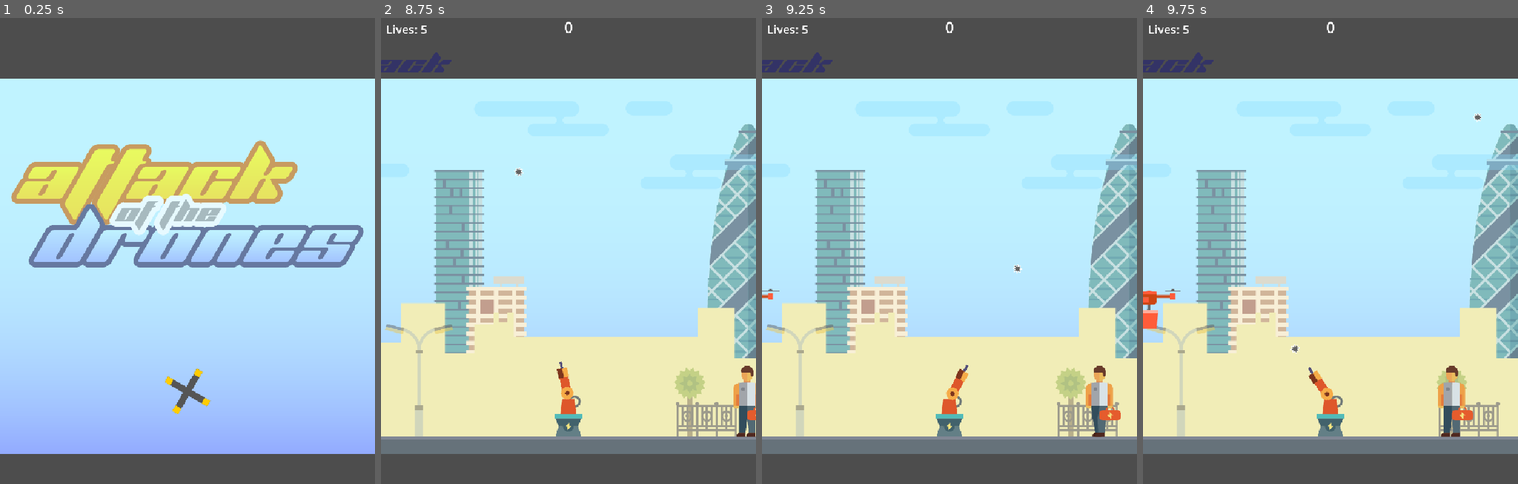
Above: before the commit, frames 1-4 (left to right).
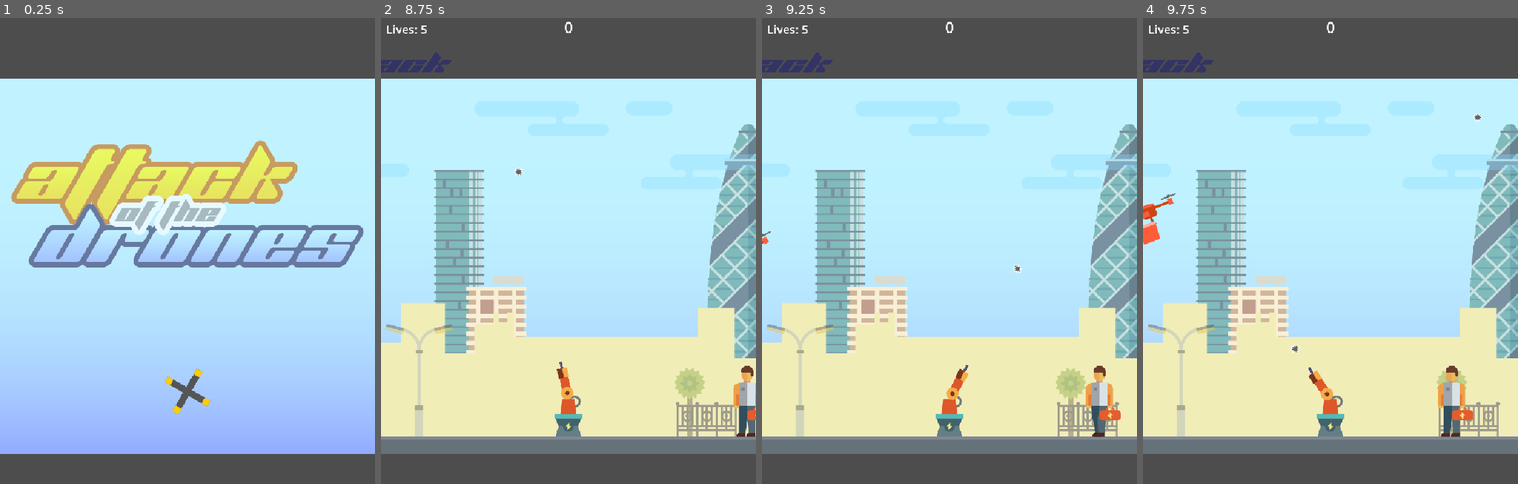
Above: after the commit, the same moments.

Repository: mauriciodantas/AttackOfTheDrones
Game: Godot game, scene res://scenes/LoadingScene.tscn
Two runs of this game, one before a commit and one after it. Both use one fixed random seed, a clock stepped at 60 frames per second and the inputs below.
Inputs (mouse positions are in pixels of both pictures, inside the frame that each line leads up to):
- Up to frame 1 (0.25 s): no input
- Up to frame 2 (8.75 s): move the mouse to (651, 241) at 0.52 s; click (651, 241) at 0.67 s; move the mouse to (493, 292) at 1.27 s; click (493, 292) at 1.42 s; move the mouse to (606, 157) at 2.02 s; click (606, 157) at 2.17 s; move the mouse to (549, 367) at 2.77 s; click (549, 367) at 2.92 s; click (568, 330) at 3.5 s; click (516, 59) at 4.25 s; click (568, 330) at 5 s; tap Enter at 5.75, 8 s; move the mouse to (681, 339) at 5.77 s; click (681, 339) at 5.92 s; tap Space at 6.5 s; move the mouse to (456, 190) at 6.52 s; click (456, 190) at 6.67 s; move the mouse to (587, 264) at 7.27 s; click (587, 264) at 7.42 s; move the mouse to (512, 139) at 8.02 s; click (512, 139) at 8.17 s
- Up to frame 3 (9.25 s): move the mouse to (1032, 241) at 8.77 s; click (1032, 241) at 8.92 s
- Up to frame 4 (9.75 s): move the mouse to (1255, 292) at 9.52 s; click (1255, 292) at 9.67 s

Frames 1-2 are identical in both runs. In frame 3, less than 0.1% of the frame differs, in the area x 0-5%, y 45-61%; in frame 4, 0.7%, in the area x 0-10%, y 37-67%.

Commit message:
Add visual changes

Diff:
--- /dev/null
+++ b/godot/scenes/Explosion.tscn
@@ -0,0 +1,12 @@
+[gd_scene format=3 uid="uid://explosion"]
+
+[ext_resource type="Script" path="res://scripts/Explosion.gd" id="1"]
+[ext_resource type="Texture2D" path="res://assets/images/fire.png" id="2"]
+
+[node name="Explosion" type="Node2D"]
+script = ExtResource("1")
+
+[node name="Sprite" type="Sprite2D" parent="."]
+scale = Vector2(0.1, 0.1)
+modulate = Color(1, 0.5, 0.1, 1)
+texture = ExtResource("2")
--- a/godot/scenes/GameScene.tscn
+++ b/godot/scenes/GameScene.tscn
@@ -52,6 +52,13 @@
 theme_override_font_sizes/font_size = 24
 text = "Lives: 5"
 
+[node name="FadeOverlay" type="ColorRect" parent="UI"]
+anchor_right = 1.0
+anchor_bottom = 1.0
+color = Color(0, 0, 0, 1)
+modulate = Color(1, 1, 1, 0)
+mouse_filter = 2
+
 [node name="GameOverLabel" type="Label" parent="UI" unique_id=846318455]
 visible = false
 anchors_preset = -1
--- a/godot/scenes/SoundManager.tscn
+++ b/godot/scenes/SoundManager.tscn
@@ -12,3 +12,19 @@
 [node name="SFXPlayer" type="AudioStreamPlayer" parent="."]
 name = "SFXPlayer"
 bus = "SFX"
+
+[node name="ExplosionPlayer" type="AudioStreamPlayer" parent="."]
+name = "ExplosionPlayer"
+bus = "SFX"
+
+[node name="ImpactPlayer" type="AudioStreamPlayer" parent="."]
+name = "ImpactPlayer"
+bus = "SFX"
+
+[node name="ScreamPlayer" type="AudioStreamPlayer" parent="."]
+name = "ScreamPlayer"
+bus = "SFX"
+
+[node name="GameOverPlayer" type="AudioStreamPlayer" parent="."]
+name = "GameOverPlayer"
+bus = "SFX"
--- a/godot/scripts/Drone.gd
+++ b/godot/scripts/Drone.gd
@@ -6,12 +6,18 @@
 signal hit  # emitted when destroyed by a player bullet
 
 const EnemyProjectileScene: PackedScene = preload("res://scenes/EnemyProjectile.tscn")
+const ExplosionScene: PackedScene = preload("res://scenes/Explosion.tscn")
 
 @onready var sprite: AnimatedSprite2D = $Sprite
 @onready var collision_shape: CollisionShape2D = $CollisionShape2D
 @onready var box_sprite: Sprite2D = $Box
 
-var _velocity: Vector2 = Vector2.ZERO
+var _h_speed: float = 0.0       # horizontal speed (signed)
+var _start_y: float = 0.0       # y at launch, centre of the sine wave
+var _wave_amp: float = 0.0      # vertical oscillation amplitude (px)
+var _wave_freq: float = 0.0     # oscillation frequency (Hz)
+var _phase: float = 0.0         # random start phase so drones don't sync up
+var _time: float = 0.0
 var _shoot_interval: float = 4.0
 var _frozen: bool = false
 var _box_variant: int = 1
@@ -29,7 +35,11 @@
 
 
 func launch(velocity: Vector2, shoot_interval: float) -> void:
-	_velocity = velocity
+	_h_speed      = velocity.x
+	_start_y      = position.y
+	_wave_amp     = randf_range(35.0, 130.0)   # vertical swing range
+	_wave_freq    = randf_range(0.35, 1.4)      # oscillations per second
+	_phase        = randf_range(0.0, TAU)       # randomise starting point
 	_shoot_interval = shoot_interval
 	_schedule_shoot()
 
@@ -42,10 +52,26 @@
 	if _frozen:
 		return
 
-	position += _velocity * delta
+	_time += delta
 
-	# Remove self once off-screen
+	# Horizontal movement + sinusoidal vertical oscillation
+	position.x += _h_speed * delta
+	position.y = _start_y + sin(_time * _wave_freq * TAU + _phase) * _wave_amp
+
+	# Keep drone within the flight band (15 %–75 % of screen height)
 	var viewport_size := get_viewport_rect().size
+	position.y = clamp(position.y, viewport_size.y * 0.15, viewport_size.y * 0.75)
+
+	# Tilt the sprite to match the instantaneous flight angle
+	var dy_dt: float = cos(_time * _wave_freq * TAU + _phase) * _wave_amp * _wave_freq * TAU
+	var tilt: float = atan2(dy_dt, abs(_h_speed))
+	tilt = clamp(tilt, -deg_to_rad(30.0), deg_to_rad(30.0))
+	# Flip sign for left-moving drones (scale.x = -1) so the nose points correctly
+	var final_tilt: float = tilt if _h_speed >= 0.0 else -tilt
+	sprite.rotation    = final_tilt
+	box_sprite.rotation = final_tilt
+
+	# Remove self once off-screen horizontally
 	if position.x > viewport_size.x + 100.0 or position.x < -100.0:
 		queue_free()
 
@@ -61,10 +87,13 @@
 func _shoot() -> void:
 	box_sprite.visible = false
 
+	# Compute the drone's instantaneous vertical speed so the box inherits it
+	var dy_dt: float = cos(_time * _wave_freq * TAU + _phase) * _wave_amp * _wave_freq * TAU
+
 	var projectile := EnemyProjectileScene.instantiate() as Node2D
 	get_parent().add_child(projectile)
 	projectile.global_position = box_sprite.global_position
-	projectile.launch(_box_variant)
+	projectile.launch(_box_variant, Vector2(_h_speed, dy_dt))
 	projectile.destroyed.connect(_on_projectile_destroyed)
 
 
@@ -93,5 +122,13 @@
 func _on_hitbox_area_entered(area: Area2D) -> void:
 	if area.is_in_group("player_bullet"):
 		area.destroy()
+		_spawn_explosion()
 		emit_signal("hit")
 		queue_free()
+
+
+func _spawn_explosion() -> void:
+	SoundManager.play_explosion()
+	var explosion := ExplosionScene.instantiate() as Node2D
+	get_parent().add_child(explosion)
+	explosion.global_position = global_position
--- a/godot/scripts/EnemyProjectile.gd
+++ b/godot/scripts/EnemyProjectile.gd
@@ -18,14 +18,20 @@
 	gravity_scale = GRAVITY_SCALE_VALUE
 
 
-func launch(variant: int = 0) -> void:
+func launch(variant: int = 0, drone_velocity: Vector2 = Vector2.ZERO) -> void:
 	# Use the same box variant the drone was carrying; fallback to random
 	var v := variant if variant >= 1 and variant <= BOX_VARIANTS else (randi() % BOX_VARIANTS) + 1
 	sprite.texture = load("res://assets/images/box%d.png" % v)
 
-	# Add a small random horizontal drift so boxes don't fall perfectly straight
-	var drift := randf_range(-30.0, 30.0)
-	linear_velocity = Vector2(drift, 0.0)
+	# Inherit the drone's current velocity so the box launches at the same angle
+	linear_velocity = drone_velocity
+
+	# Rotate the whole body to match the launch direction
+	if drone_velocity.length_squared() > 1.0:
+		rotation = drone_velocity.angle()
+
+	# Gentle tumble as it falls under gravity
+	angular_velocity = randf_range(-3.5, 3.5)
 
 
 func freeze() -> void:
--- /dev/null
+++ b/godot/scripts/Explosion.gd
@@ -0,0 +1,15 @@
+## Explosion.gd
+## Small one-shot explosion effect spawned when a drone is destroyed.
+extends Node2D
+
+@onready var sprite: Sprite2D = $Sprite
+
+
+func _ready() -> void:
+	# Burst: scale up quickly then fade out
+	var tween := create_tween().set_parallel(true)
+	tween.tween_property(sprite, "scale", Vector2(2.5, 2.5), 0.35) \
+		.set_trans(Tween.TRANS_EXPO).set_ease(Tween.EASE_OUT)
+	tween.tween_property(sprite, "modulate:a", 0.0, 0.35) \
+		.set_trans(Tween.TRANS_QUAD).set_ease(Tween.EASE_IN)
+	tween.chain().tween_callback(queue_free)
--- a/godot/scripts/GameScene.gd
+++ b/godot/scripts/GameScene.gd
@@ -17,6 +17,7 @@
 @onready var score_label: Label = $UI/ScoreLabel
 @onready var life_label: Label = $UI/LifeLabel
 @onready var game_over_label: Label = $UI/GameOverLabel
+@onready var fade_overlay: ColorRect = $UI/FadeOverlay
 @onready var weapon: Sprite2D = $Weapon
 @onready var world: Node2D = $World
 
@@ -24,6 +25,7 @@
 var _score: int = 0
 var _lives: int = 5
 var _game_over: bool = false
+var _game_over_ready: bool = false  # true only after game over animation finishes
 var _spawn_left: bool = false  # alternates drone/person spawn side
 
 
@@ -37,8 +39,12 @@
 
 func _input(event: InputEvent) -> void:
 	if _game_over:
-		if event is InputEventScreenTouch and event.pressed:
-			GameState.go_to("home")
+		if _game_over_ready:
+			var tapped: bool = (event is InputEventScreenTouch and event.pressed) \
+				or (event is InputEventMouseButton and event.pressed \
+					and event.button_index == MOUSE_BUTTON_LEFT)
+			if tapped:
+				GameState.go_to("home")
 		return
 
 	if event is InputEventMouseButton and event.pressed and event.button_index == MOUSE_BUTTON_LEFT:
@@ -86,8 +92,8 @@
 	world.add_child(drone)
 
 	_spawn_left = not _spawn_left
-	var y := randf_range(viewport_size.y * 0.45, viewport_size.y * 0.65)
-	var speed := MIN_DRONE_SPEED + randf_range(0.0, 70.0)
+	var y := randf_range(viewport_size.y * 0.25, viewport_size.y * 0.65)
+	var speed := MIN_DRONE_SPEED + randf_range(0.0, 80.0)
 
 	if _spawn_left:
 		drone.global_position = Vector2(-drone.get_width() / 2.0, y)
@@ -167,13 +173,35 @@
 
 func _trigger_game_over() -> void:
 	_game_over = true
-	game_over_label.visible = true
 
 	# Freeze all enemies
 	for child in world.get_children():
 		if child.has_method("freeze"):
 			child.freeze()
 
+	SoundManager.play_game_over()
+
+	# Phase 1: dark overlay fades in
+	var t1 := create_tween()
+	t1.tween_property(fade_overlay, "modulate:a", 0.78, 0.7) \
+		.set_trans(Tween.TRANS_QUAD).set_ease(Tween.EASE_IN)
+	await t1.finished
+
+	# Phase 2: game over label pops in with scale + alpha
+	game_over_label.visible = true
+	game_over_label.modulate.a = 0.0
+	game_over_label.scale = Vector2(0.25, 0.25)
+	await get_tree().process_frame          # wait one frame so size is computed
+	game_over_label.pivot_offset = game_over_label.size / 2.0
+
+	var t2 := create_tween().set_parallel(true)
+	t2.tween_property(game_over_label, "scale", Vector2(1.0, 1.0), 0.45) \
+		.set_trans(Tween.TRANS_BACK).set_ease(Tween.EASE_OUT)
+	t2.tween_property(game_over_label, "modulate:a", 1.0, 0.3) \
+		.set_trans(Tween.TRANS_QUAD).set_ease(Tween.EASE_OUT)
+	await t2.finished
+	_game_over_ready = true
+
 
 func _on_back_button_pressed() -> void:
 	GameState.go_to("home")
--- a/godot/scripts/Person.gd
+++ b/godot/scripts/Person.gd
@@ -4,6 +4,8 @@
 extends CharacterBody2D
 
 signal killed  # emitted when hit by an enemy projectile
+
+const ExplosionScene: PackedScene = preload("res://scenes/Explosion.tscn")
 
 @onready var sprite: AnimatedSprite2D = $Sprite
 
@@ -44,5 +46,16 @@
 	var projectile := area.get_parent()
 	if projectile.is_in_group("enemy_projectile"):
 		projectile.destroy()
+		_spawn_impact()
 		emit_signal("killed")
 		queue_free()
+
+
+func _spawn_impact() -> void:
+	SoundManager.play_impact()
+	SoundManager.play_scream()
+	var impact := ExplosionScene.instantiate() as Node2D
+	# Red/yellow tint to differentiate from the orange drone explosion
+	impact.get_node("Sprite").modulate = Color(1.0, 0.2, 0.2, 1.0)
+	get_parent().add_child(impact)
+	impact.global_position = global_position
--- a/godot/scripts/SoundManager.gd
+++ b/godot/scripts/SoundManager.gd
@@ -5,10 +5,18 @@
 
 @onready var _music_player: AudioStreamPlayer = $MusicPlayer
 @onready var _sfx_player: AudioStreamPlayer = $SFXPlayer
+@onready var _explosion_player: AudioStreamPlayer = $ExplosionPlayer
+@onready var _impact_player: AudioStreamPlayer = $ImpactPlayer
+@onready var _scream_player: AudioStreamPlayer = $ScreamPlayer
+@onready var _game_over_player: AudioStreamPlayer = $GameOverPlayer
 
 var _music_game: AudioStream = preload("res://assets/audio/backgroundGameplay.mp3")
 var _music_menu: AudioStream = preload("res://assets/audio/backgroundMenu.mp3")
 var _sfx_laser: AudioStream = preload("res://assets/audio/shootingLaser.wav")
+var _sfx_explosion: AudioStream = preload("res://assets/audio/explosion.wav")
+var _sfx_impact: AudioStream = preload("res://assets/audio/impact.wav")
+var _sfx_scream: AudioStream = preload("res://assets/audio/scream.wav")
+var _sfx_game_over: AudioStream = preload("res://assets/audio/game_over.wav")
 
 
 func _ready() -> void:
@@ -32,5 +40,29 @@
 		_sfx_player.play()
 
 
+func play_explosion() -> void:
+	if GameState.can_play_effect:
+		_explosion_player.stream = _sfx_explosion
+		_explosion_player.play()
+
+
+func play_impact() -> void:
+	if GameState.can_play_effect:
+		_impact_player.stream = _sfx_impact
+		_impact_player.play()
+
+
+func play_scream() -> void:
+	if GameState.can_play_effect:
+		_scream_player.stream = _sfx_scream
+		_scream_player.play()
+
+
+func play_game_over() -> void:
+	stop_music()
+	_game_over_player.stream = _sfx_game_over
+	_game_over_player.play()
+
+
 func stop_music() -> void:
 	_music_player.stop()
Not shown, added: godot/assets/audio/explosion.wav.import
Not shown, added: godot/assets/audio/game_over.wav.import
Not shown, added: godot/assets/audio/impact.wav.import
Not shown, added: godot/assets/audio/scream.wav.import
Not shown, added: godot/scripts/Explosion.gd.uid
Not shown, added: godot/assets/audio/explosion.wav
Not shown, added: godot/assets/audio/game_over.wav
Not shown, added: godot/assets/audio/impact.wav
Not shown, added: godot/assets/audio/scream.wav
